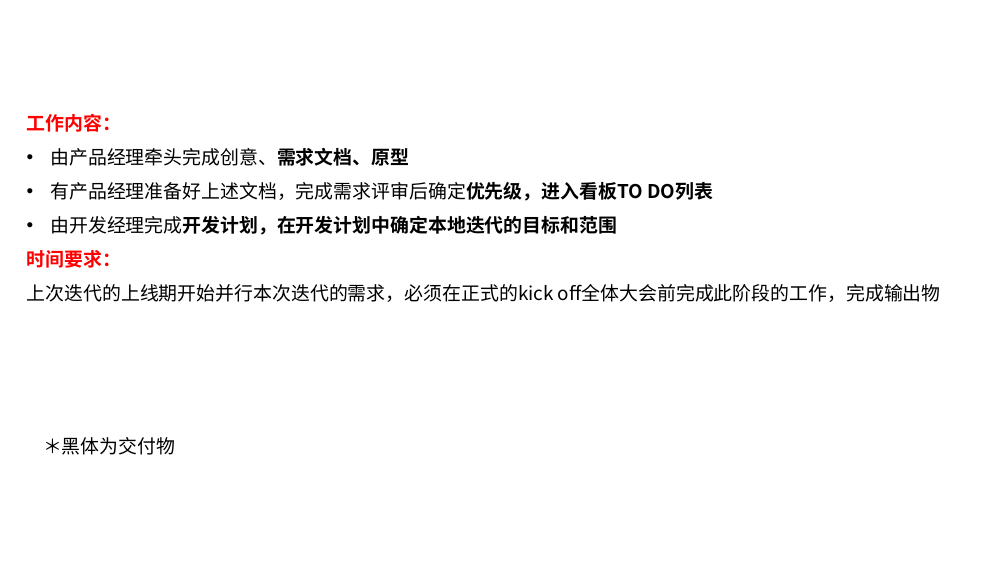
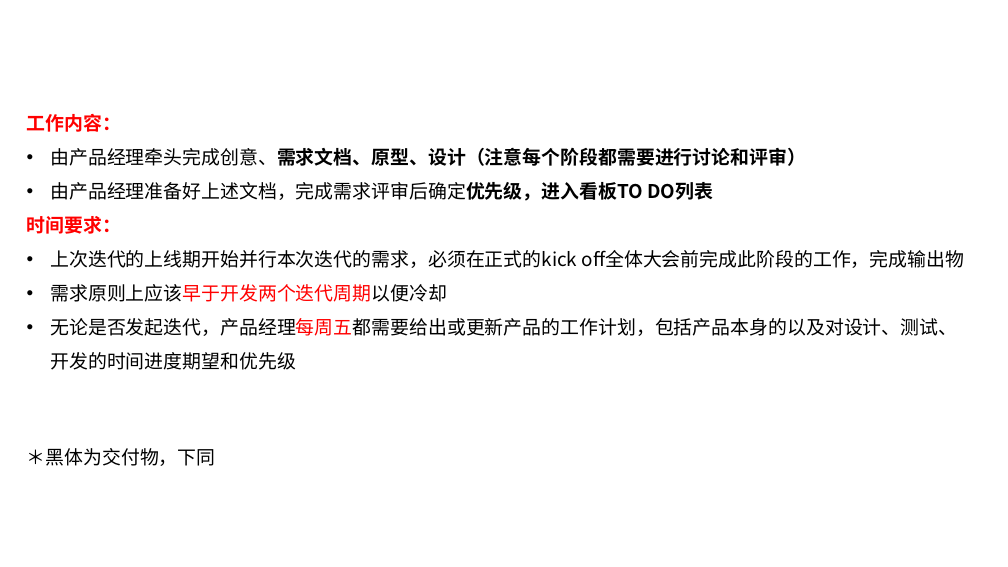
Before and after one commit to cherry4477/asiainfoLDP, a slide deck: slide 5 of LDP云平台部产品开发迭代流程.pptx. Drawn at 1008x567 pixels with LibreOffice and Linux fonts; fonts in the diff are those of the drawing; background and template pictures are left out. Boxes give left, top, right and bottom in pixels: in the first picture for what was removed or moved away, otherwise in the second. Text is boxed around its words. In the diff, an @@ line names an element or a change of style, - is before the commit and + after.

```diff
--- a/LDP云平台部产品开发迭代流程.pptx
+++ b/LDP云平台部产品开发迭代流程.pptx
@@ text at <box>50,148,806,201</box>: text changed @@
-• 由产品经理牵头完成创意、需求文档、原型
-• 有产品经理准备好上述文档，完成需求评审后确定优先级，进入看板TO DO列表
-• 由开发经理完成开发计划，在开发计划中确定本地迭代的目标和范围
+• 由产品经理牵头完成创意、需求文档、原型、设计（注意每个阶段都需要进行讨论和评审）
+• 由产品经理准备好上述文档，完成需求评审后确定优先级，进入看板TO DO列表
@@ text at <box>50,250,965,268</box>: bullet none to • @@
@@ text at <box>50,284,957,370</box>: paragraphs added @@
+• 需求原则上应该早于开发两个迭代周期以便冷却
+• 无论是否发起迭代，产品经理每周五都需要给出或更新产品的工作计划，包括产品本身的以及对设计、测试、开发的时间进度期望和优先级
@@ text at <box>27,448,216,466</box>: text changed @@
-＊黑体为交付物
+＊黑体为交付物，下同
```
Also in this commit, not shown: 8 other slides changed, 3 other files.
